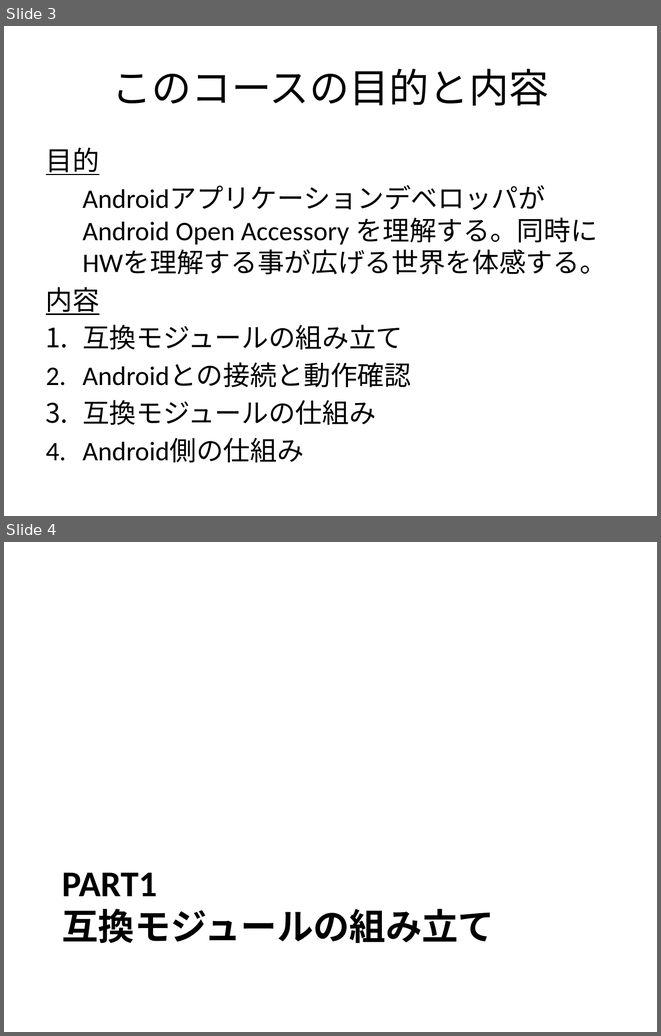
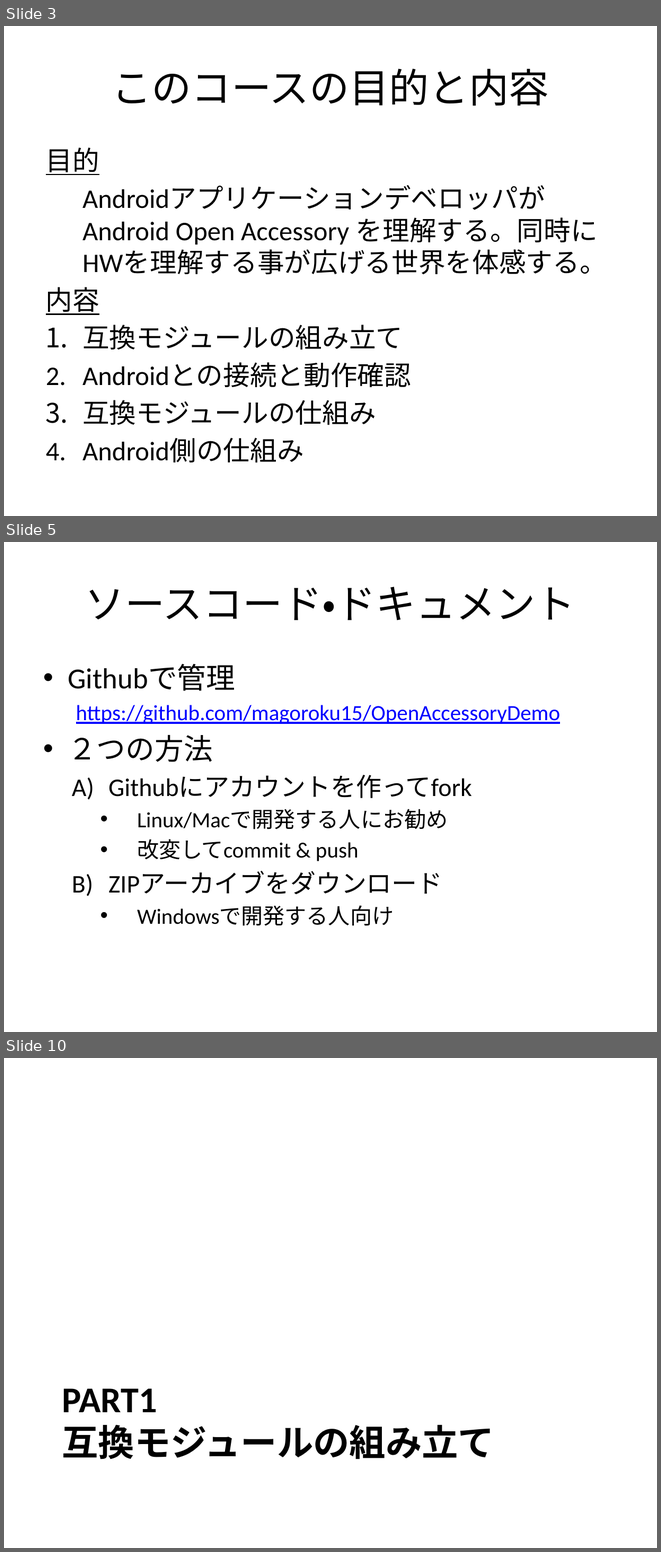
Before and after one commit to magoroku15/OpenAccessoryDemo, a slide deck: Doc/poorman's adk.pptx. Shown one above the other, each under a label of ours: slides 3 and 4 before the commit, slides 3, 5 and 10 after it; the slides between them are not shown. The pictures are 661x1036 and 661x1552 pixels, drawn with LibreOffice and Linux fonts; fonts in the diff are those of the drawing. Boxes give left, top, right and bottom in pixels: in the first picture for what was removed or moved away, otherwise in the second. Text is boxed around its words. In the diff, an @@ line names an element or a change of style, - is before the commit and + after.

```diff
--- a/Doc/poorman's adk.pptx
+++ b/Doc/poorman's adk.pptx
@@ slide 5 added at (4, 542, 657, 1032), background #FFFFFF @@
@@ title added at (85, 587, 575, 620), 44 pt, text #000000 @@
+ソースコード・ドキュメント
@@ text added at (68, 664, 560, 926), 24 pt, text #000000 @@
+• Githubで管理
+  https://github.com/magoroku15/OpenAccessoryDemo
+• ２つの方法
+  A) Githubにアカウントを作ってfork
+    • Linux/Macで開発する人にお勧め
+    • 改変してcommit & push
+  B) ZIPアーカイブをダウンロード
+    • Windowsで開発する人向け
@@ what was slide 4 is now slide 10 @@
```
Also in this commit, not shown: 7 slides changed, 6 other slides added, 3 other files.
